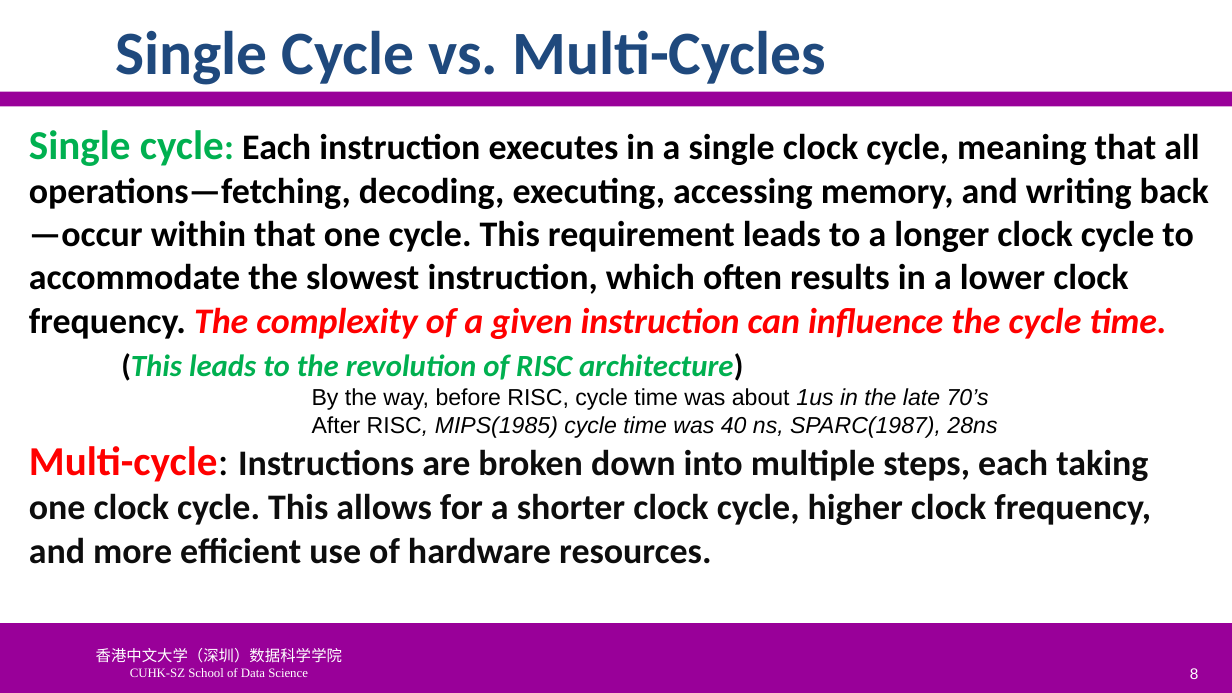
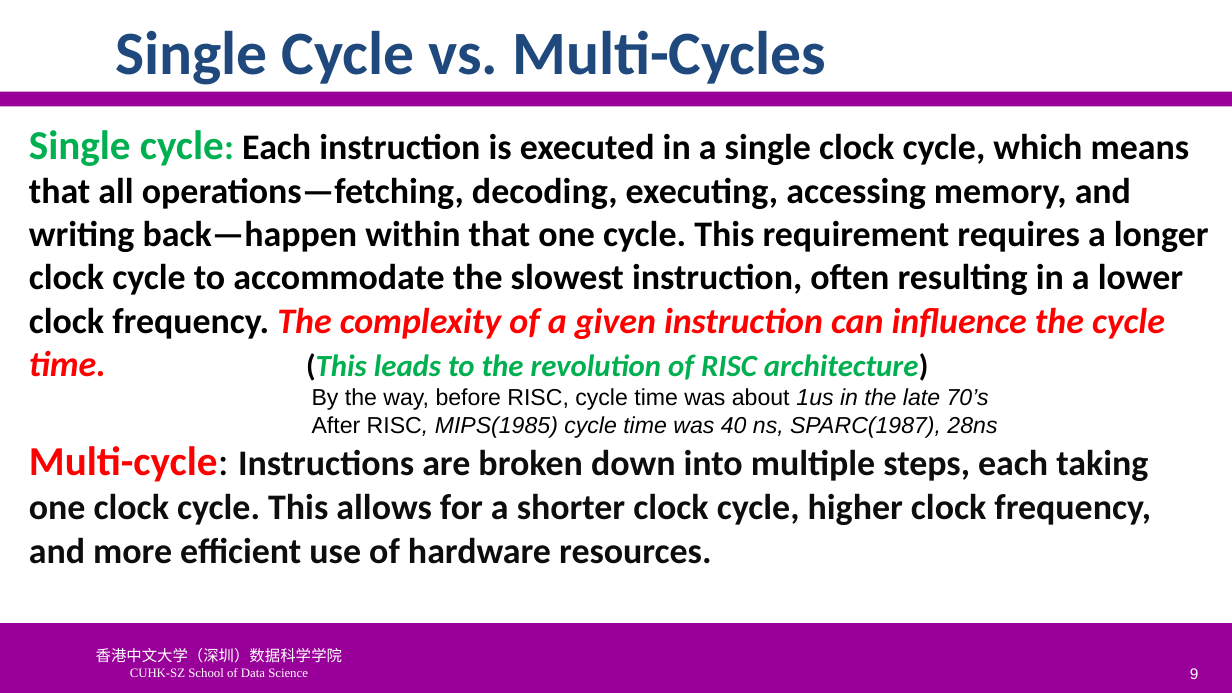
Before and after one commit to SUNCHAOYI923/CMU_CSAPP, a slide deck: slide 9 of slide/CA3060-4-ProcessorArchitecture.pptx (slide 8 before the commit). Drawn at 1232x693 pixels with LibreOffice and Linux fonts; fonts in the diff are those of the drawing; background and template pictures are left out. Boxes give left, top, right and bottom in pixels: in the first picture for what was removed or moved away, otherwise in the second. Text is boxed around its words. In the diff, an @@ line names an element or a change of style, - is before the commit and + after.

```diff
--- a/slide/CA3060-4-ProcessorArchitecture.pptx
+++ b/slide/CA3060-4-ProcessorArchitecture.pptx
@@ text at (x1=29, y1=130, x2=1209, y2=381): text changed @@
-Single cycle: Each instruction executes in a single clock cycle, meaning that all operations—fetching, decoding, executing, accessing memory, and writing back—occur within that one cycle. This requirement leads to a longer clock cycle to accommodate the slowest instruction, which often results in a lower clock frequency. The complexity of a given instruction can influence the cycle time. (This leads to the revolution of RISC architecture)
+Single cycle: Each instruction is executed in a single clock cycle, which means that all operations—fetching, decoding, executing, accessing memory, and writing back—happen within that one cycle. This requirement requires a longer clock cycle to accommodate the slowest instruction, often resulting in a lower clock frequency. The complexity of a given instruction can influence the cycle time. (This leads to the revolution of RISC architecture)
```
Also in this commit, not shown: 1 other slide changed, 1 slide added, 1 slide removed, 5 other files.
